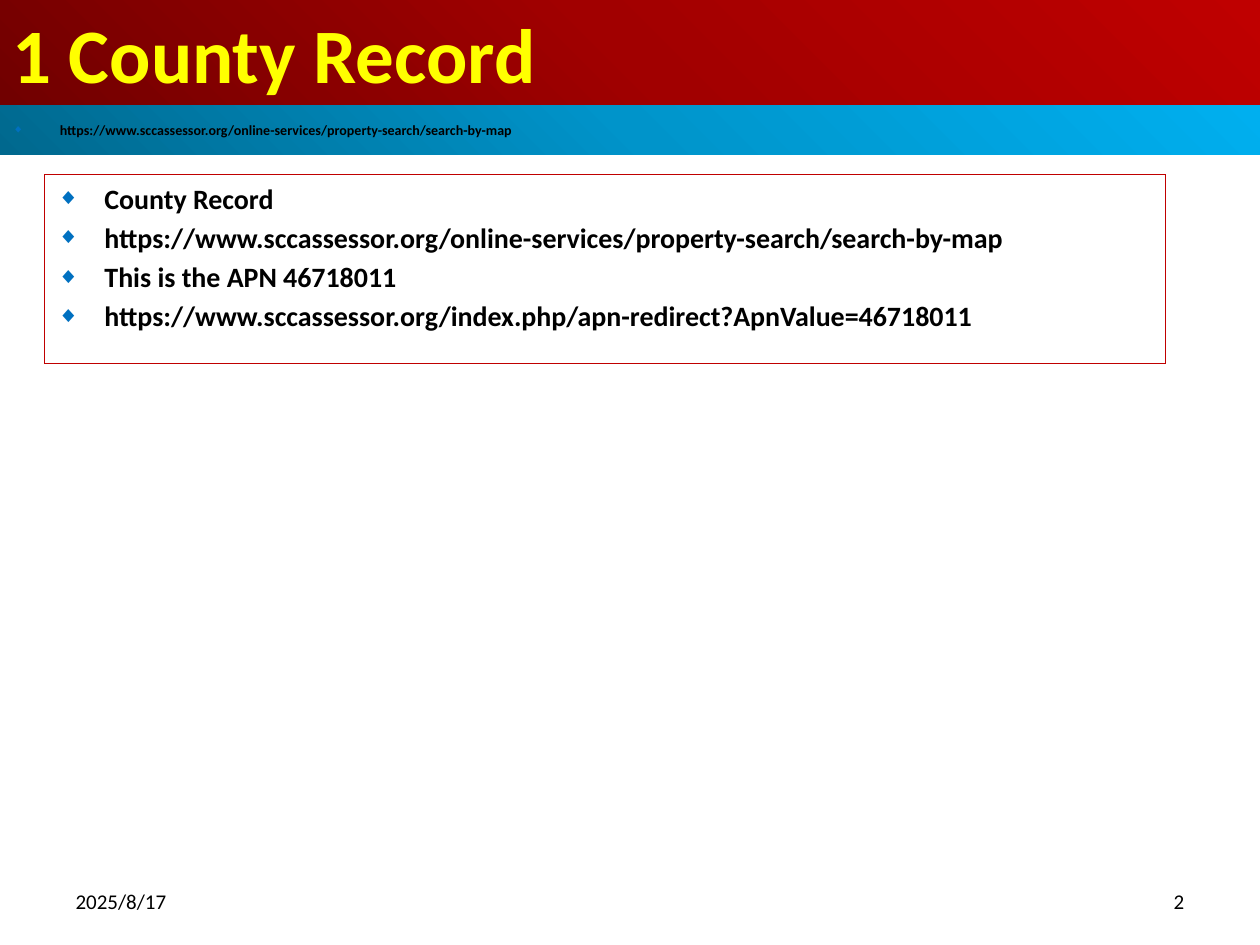
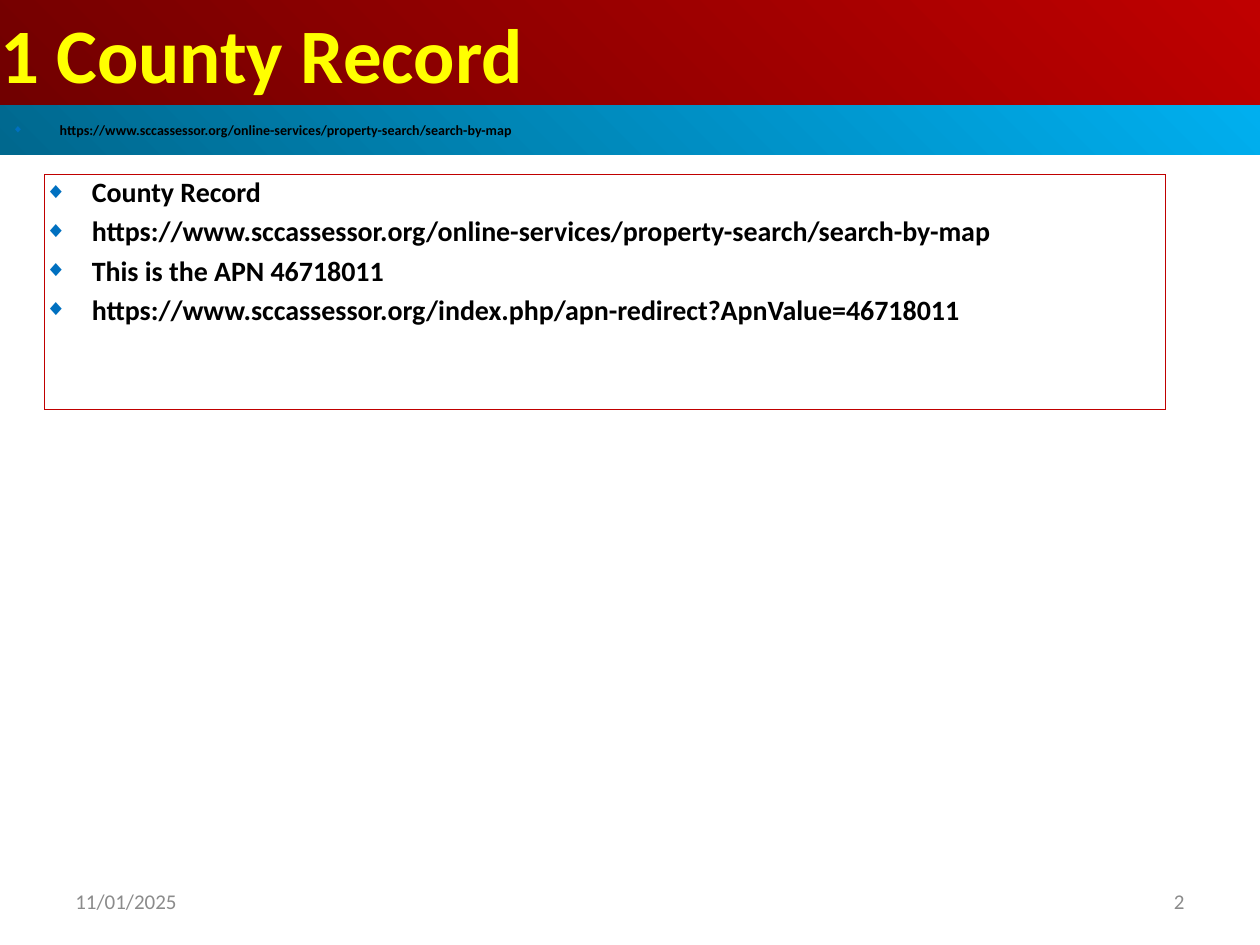
Before and after one commit to peterhchen/1000_Family, a slide deck: slide 2 of Real_Estate/SanJose_90_8th/200_Boundary/00_CountyRecordWebSite.pptx. Drawn at 1260x945 pixels with LibreOffice and Linux fonts; fonts in the diff are those of the drawing. Boxes give left, top, right and bottom in pixels: in the first picture for what was removed or moved away, otherwise in the second. Text is boxed around its words. In the diff, an @@ line names an element or a change of style, - is before the commit and + after.

```diff
--- a/Real_Estate/SanJose_90_8th/200_Boundary/00_CountyRecordWebSite.pptx
+++ b/Real_Estate/SanJose_90_8th/200_Boundary/00_CountyRecordWebSite.pptx
@@ title "1 County Record" at (x1=0, y1=0, x2=1260, y2=106): fill gradient #720000 to #A20000 to #C00000 to gradient #BF0000 to #710000 @@
@@ rectangle "https://www.sccassessor.org/online-services/property-search/ ..." at (x1=0, y1=106, x2=1260, y2=155): fill gradient #00688E to #0094CA to #00B0F0 to gradient #00AFEF to #00688E @@
@@ subtitle "County Record" resized from (x1=44, y1=175, x2=1166, y2=364) to (x1=44, y1=175, x2=1166, y2=410) @@
@@ subtitle "County Record" at (x1=44, y1=175, x2=1166, y2=410): outline #C00000 0.75 pt to #C00000 0 pt @@
@@ text at (x1=75, y1=894, x2=176, y2=910): text changed; text colour #000000 to #8B8B8B @@
-2025/8/17
+11/01/2025
@@ page number at (x1=1174, y1=895, x2=1185, y2=909): text colour #000000 to #8B8B8B @@
```
Also in this commit, not shown: 2 other slides changed, 1 slide added.
